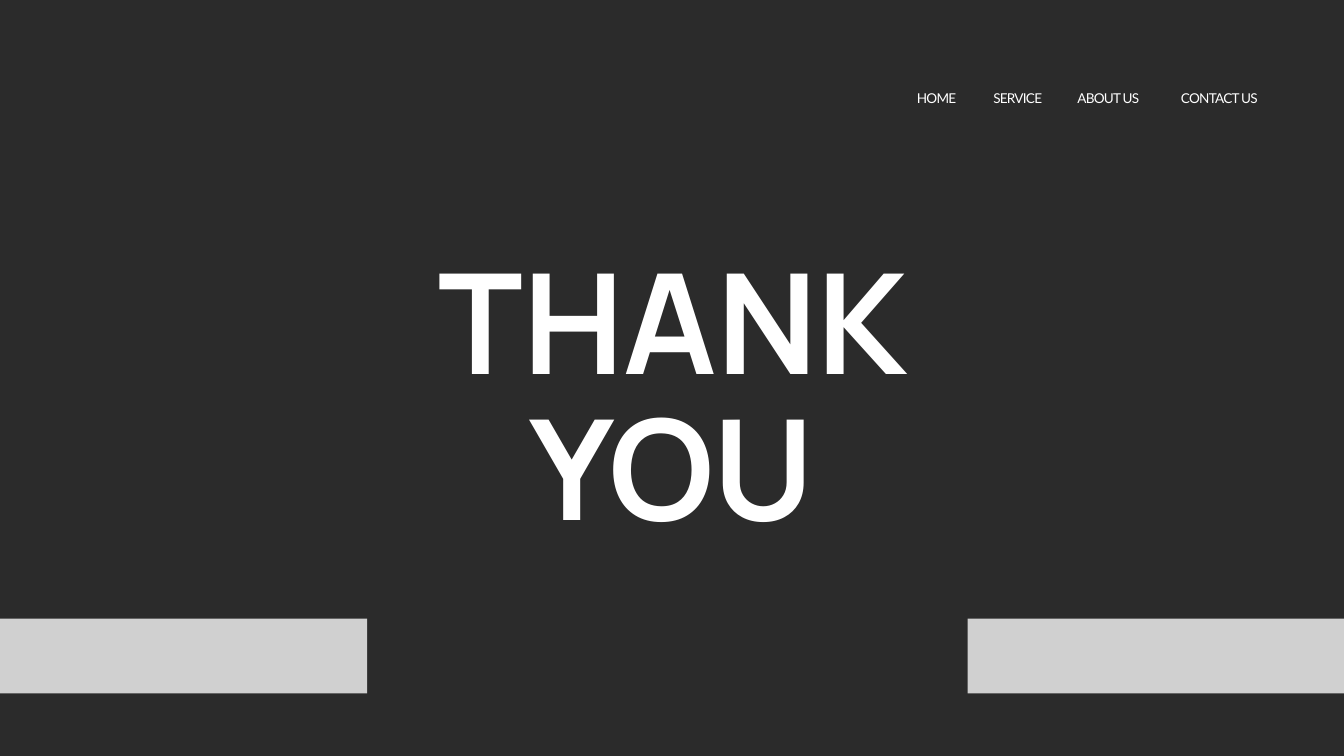
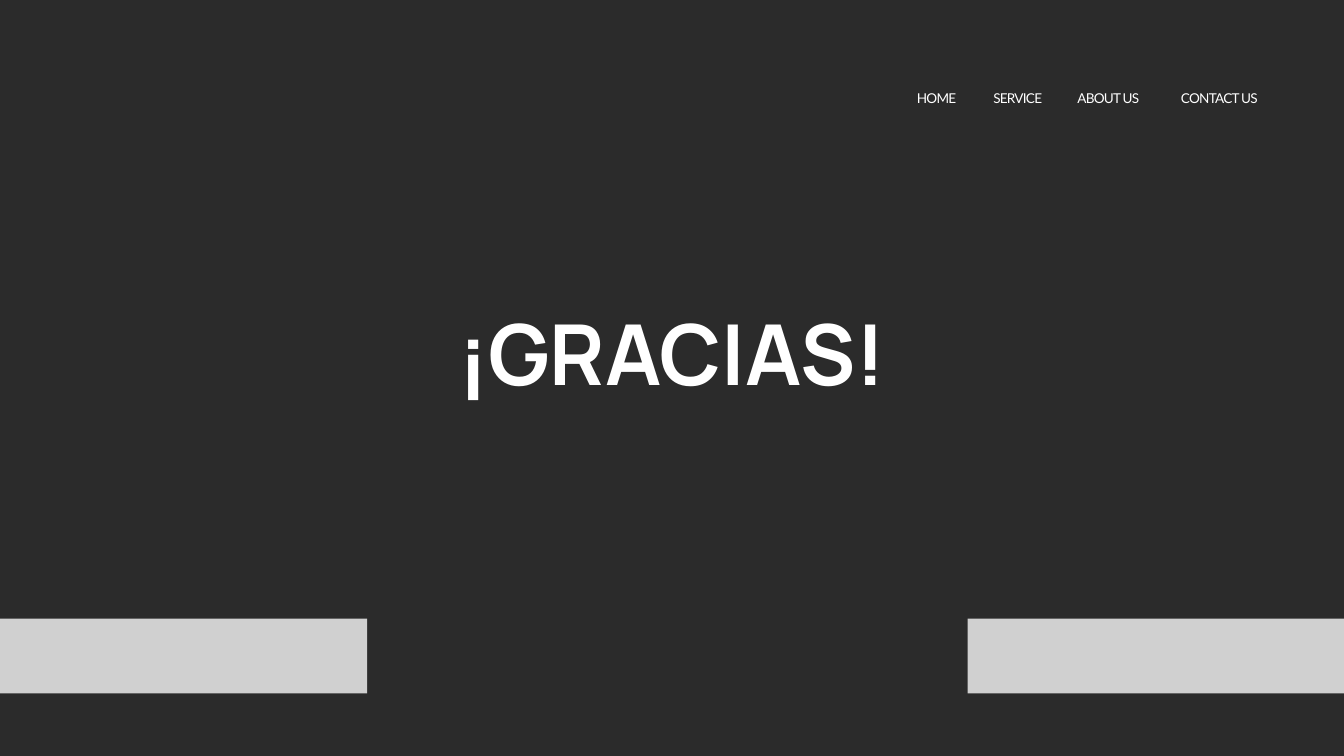
Before and after one commit to PabloJLM/ESPNOW-en-accion, a slide deck: slide 17 of Presentacion ESP NOW.pptx (slide 10 before the commit). Drawn at 1344x756 pixels with LibreOffice and Linux fonts; fonts in the diff are those of the drawing; grey boxes stand for pictures; background and template pictures are left out; a plain dark background stands for a picture behind light text. Boxes give left, top, right and bottom in pixels: in the first picture for what was removed or moved away, otherwise in the second. Text is boxed around its words. In the diff, an @@ line names an element or a change of style, - is before the commit and + after.

```diff
--- a/Presentacion ESP NOW.pptx
+++ b/Presentacion ESP NOW.pptx
@@ text at [458,323,885,400]: text changed; size 149.4 to 90 pt @@
-THANK YOU
+¡GRACIAS!
```
Also in this commit, not shown: 1 other slide changed, 12 slides added, 5 slides removed, 1 other file.
